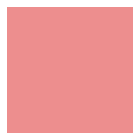
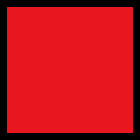
Layers edited between the first and the second 140x140 image:
added layer "Border copy" above "Border" over (0, 0, 140, 140)
hid "Border" over (0, 0, 140, 140)
added layer "Z" above "L" over (0, 0, 140, 140)
added layer "L" above "I" over (0, 0, 140, 140)
added layer "I" above "T" over (0, 0, 140, 140)
added layer "T" above "J" over (0, 0, 140, 140)
added layer "J" above "S" over (0, 0, 140, 140)
added layer "S" above "O" over (0, 0, 140, 140)
added layer "O" above "Alive" over (0, 0, 140, 140)
hid "Alive" over (0, 0, 140, 140)
